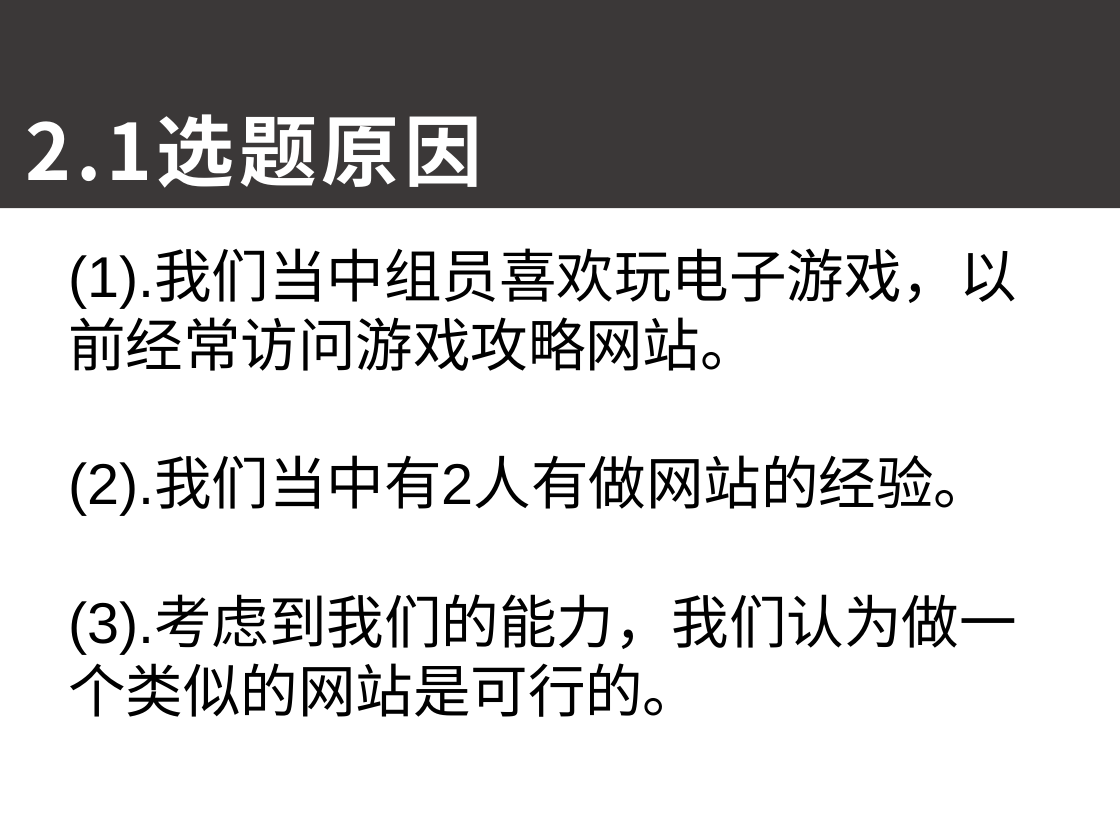
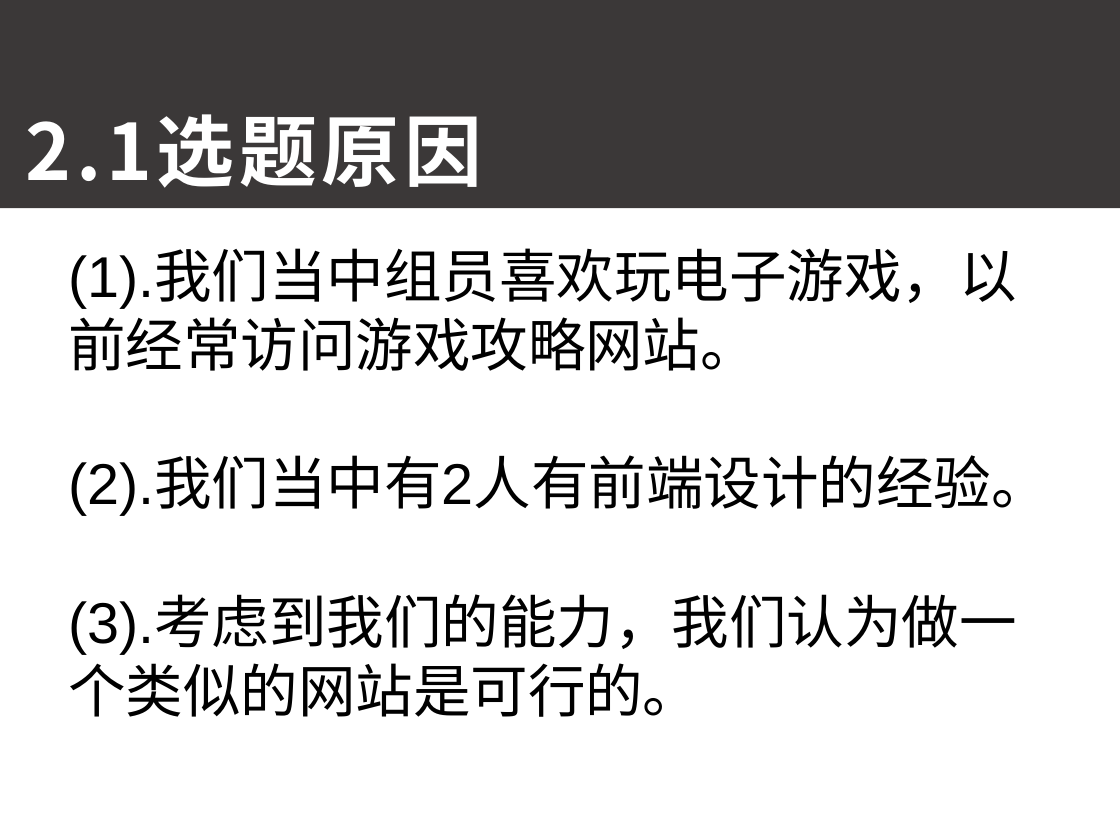
Before and after one commit to ConstanTWT/SE2020-G01, a slide deck: slide 5 of PPT/G01小组项目介绍(1.2）PPT.pptx. Drawn at 1120x840 pixels with LibreOffice and Linux fonts; fonts in the diff are those of the drawing. Boxes give left, top, right and bottom in pixels: in the first picture for what was removed or moved away, otherwise in the second. Text is boxed around its words. In the diff, an @@ line names an element or a change of style, - is before the commit and + after.

```diff
--- a/PPT/G01小组项目介绍(1.2）PPT.pptx
+++ b/PPT/G01小组项目介绍(1.2）PPT.pptx
@@ text at box(68, 459, 1048, 515): text changed @@
-(2).我们当中有2人有做网站的经验。
+(2).我们当中有2人有前端设计的经验。
```
Also in this commit, not shown: 3 other slides changed.
